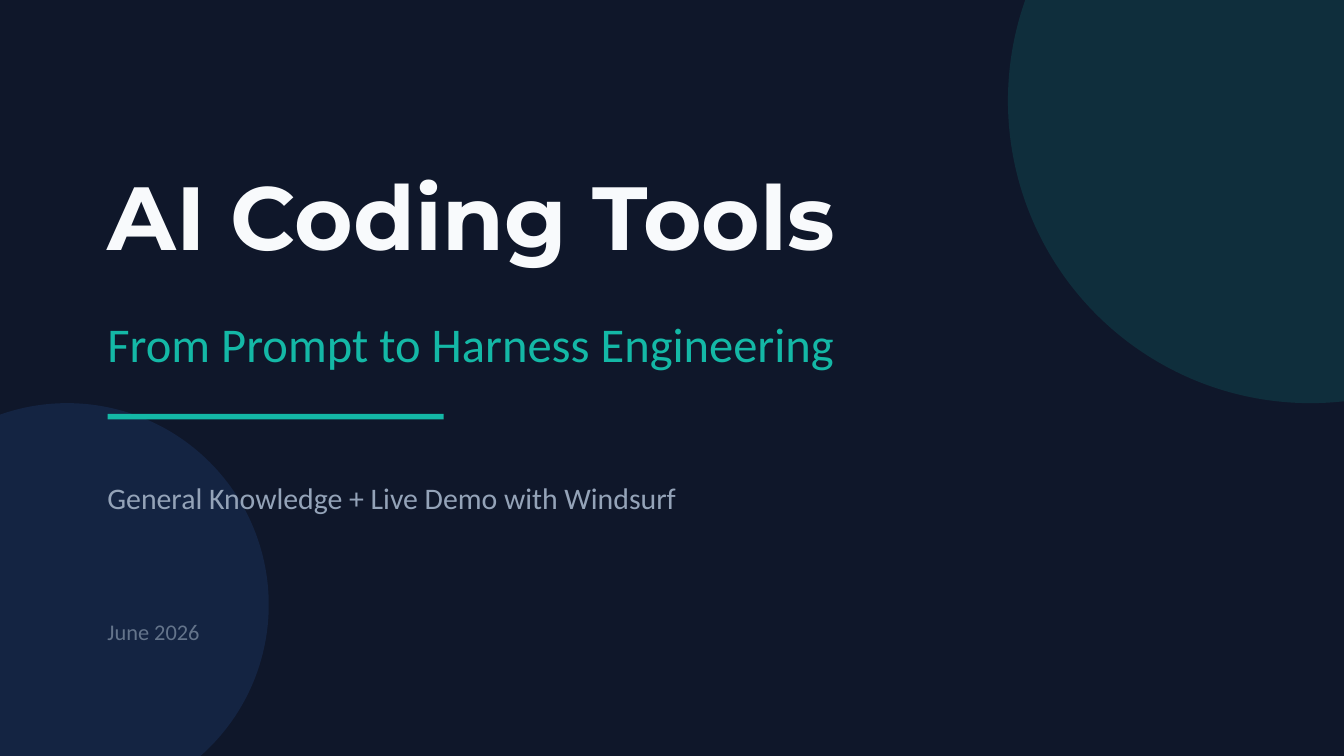
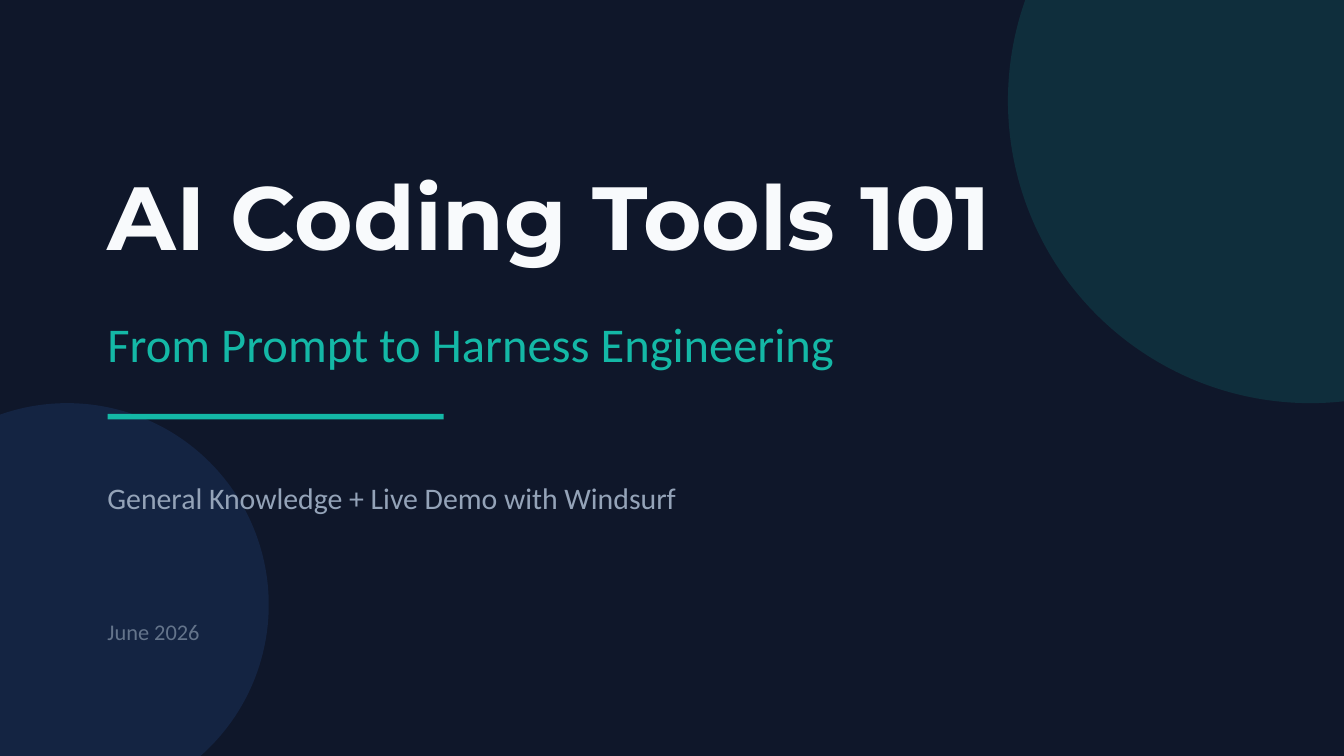
Before and after one commit to chenkunyuan/ai-tools-intro-sharing, a slide deck: slide 1 of AI_Getting_Started_with_AI_Tools.pptx. Drawn at 1344x756 pixels with LibreOffice and Linux fonts; fonts in the diff are those of the drawing. Boxes give left, top, right and bottom in pixels: in the first picture for what was removed or moved away, otherwise in the second. Text is boxed around its words. In the diff, an @@ line names an element or a change of style, - is before the commit and + after.

```diff
--- a/AI_Getting_Started_with_AI_Tools.pptx
+++ b/AI_Getting_Started_with_AI_Tools.pptx
@@ text at [107,179,991,268]: text changed @@
-AI Coding Tools
+AI Coding Tools 101
```
Also in this commit, not shown: 7 other slides changed, 8 other files.
